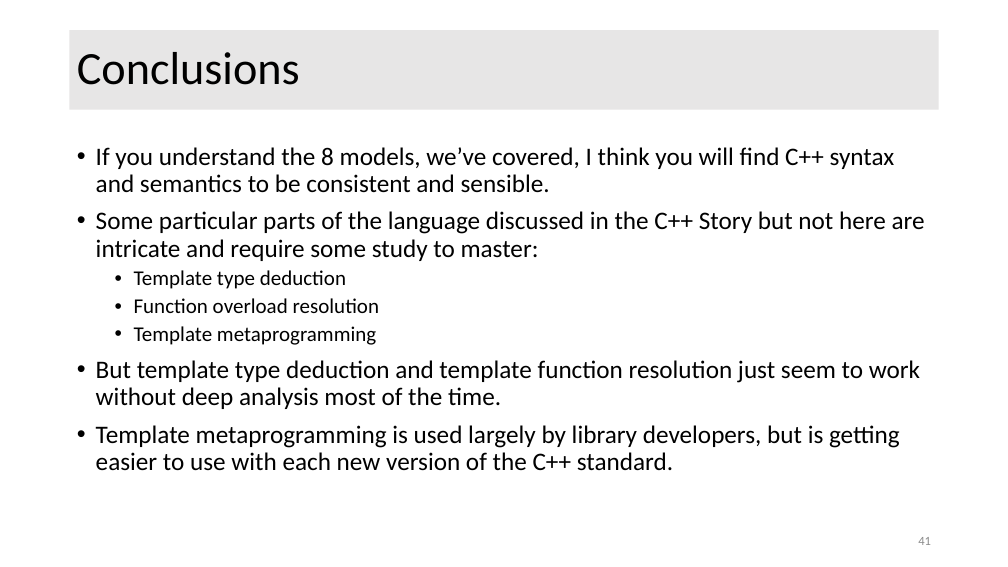
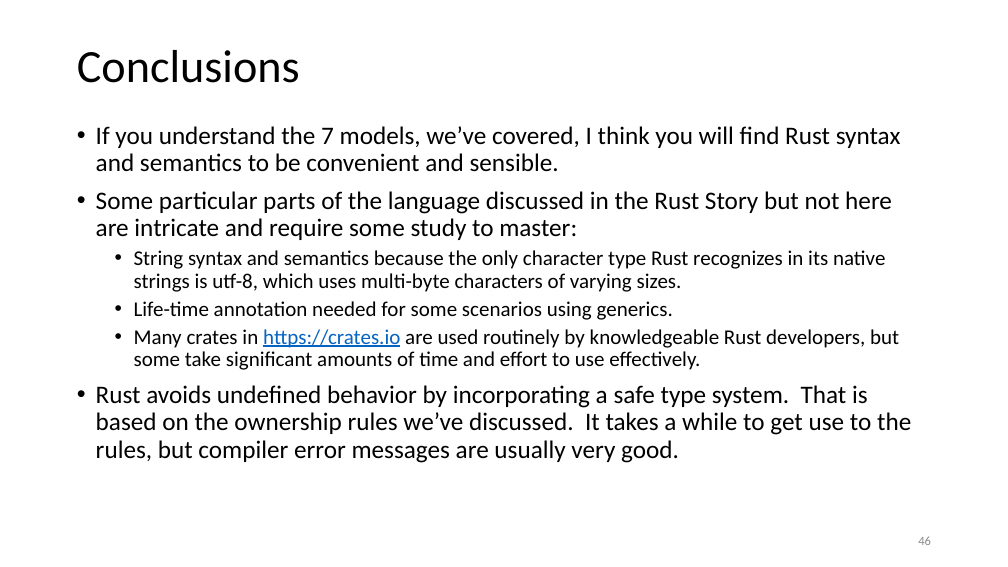
Before and after one commit to JimFawcett/JimFawcett.github.io, a slide deck: slide 46 of Resources/RustModels.pptx (slide 41 before the commit). Drawn at 1008x567 pixels with LibreOffice and Linux fonts; fonts in the diff are those of the drawing. Boxes give left, top, right and bottom in pixels: in the first picture for what was removed or moved away, otherwise in the second. Text is boxed around its words. In the diff, an @@ line names an element or a change of style, - is before the commit and + after.

Commit message:
add links, finished RustModels

```diff
--- a/Resources/RustModels.pptx
+++ b/Resources/RustModels.pptx
@@ title "Conclusions": place and size @@
-title "Conclusions" at [70,30,939,110]
+title "Conclusions" at [77,50,300,83]
@@ title "Conclusions" at [77,50,300,83]: fill #E7E6E6 to none @@
@@ text at [96,126,911,463]: text changed @@
-• If you understand the 8 models, we’ve covered, I think you will find C++ syntax and semantics to be consistent and sensible.
-• Some particular parts of the language discussed in the C++ Story but not here are intricate and require some study to master:
-  • Template type deduction
-  • Function overload resolution
-  • Template metaprogramming
-• But template type deduction and template function resolution just seem to work without deep analysis most of the time.
-• Template metaprogramming is used largely by library developers, but is getting easier to use with each new version of the C++ standard.
+• If you understand the 7 models, we’ve covered, I think you will find Rust syntax and semantics to be convenient and sensible.
+• Some particular parts of the language discussed in the Rust Story but not here are intricate and require some study to master:
+  • String syntax and semantics because the only character type Rust recognizes in its native strings is utf-8, which uses multi-byte characters of varying sizes.
+  • Life-time annotation needed for some scenarios using generics.
+  • Many crates in https://crates.io are used routinely by knowledgeable Rust developers, but some take significant amounts of time and effort to use effectively.
+• Rust avoids undefined behavior by incorporating a safe type system. That is based on the ownership rules we’ve discussed. It takes a while to get use to the rules, but compiler error messages are usually very good.
@@ page number at [918,536,931,545]: text changed @@
-41
+46
```
Also in this commit, not shown: 21 other slides changed, 16 slides added, 13 slides removed, 9 other files.
